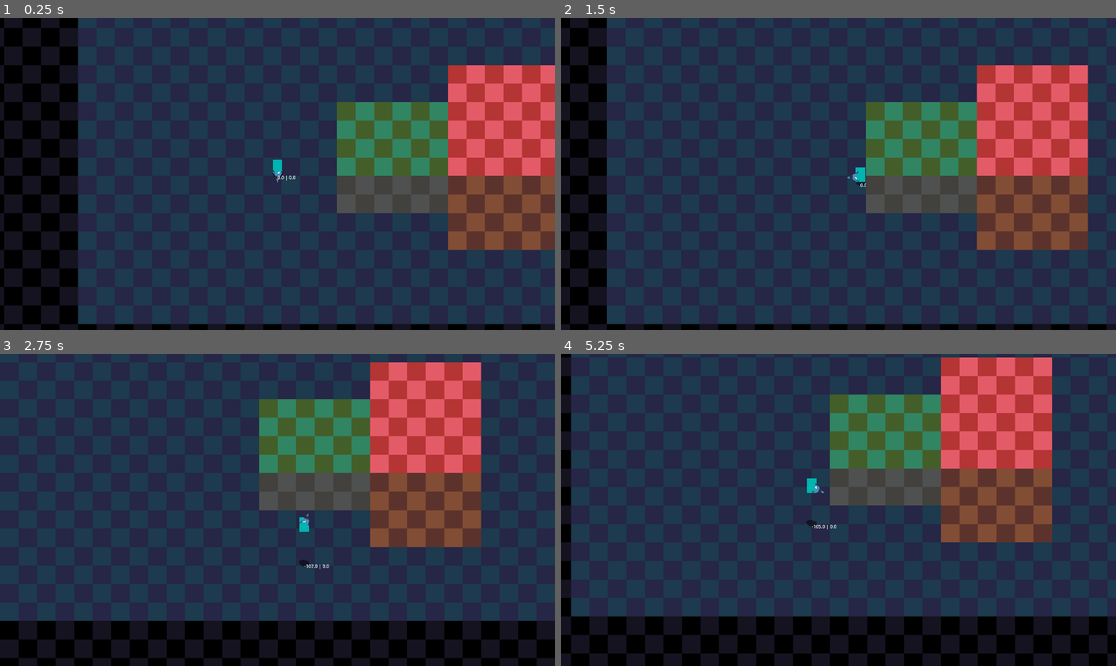
Above: before the commit, frames 1-4 (two rows, left to right).
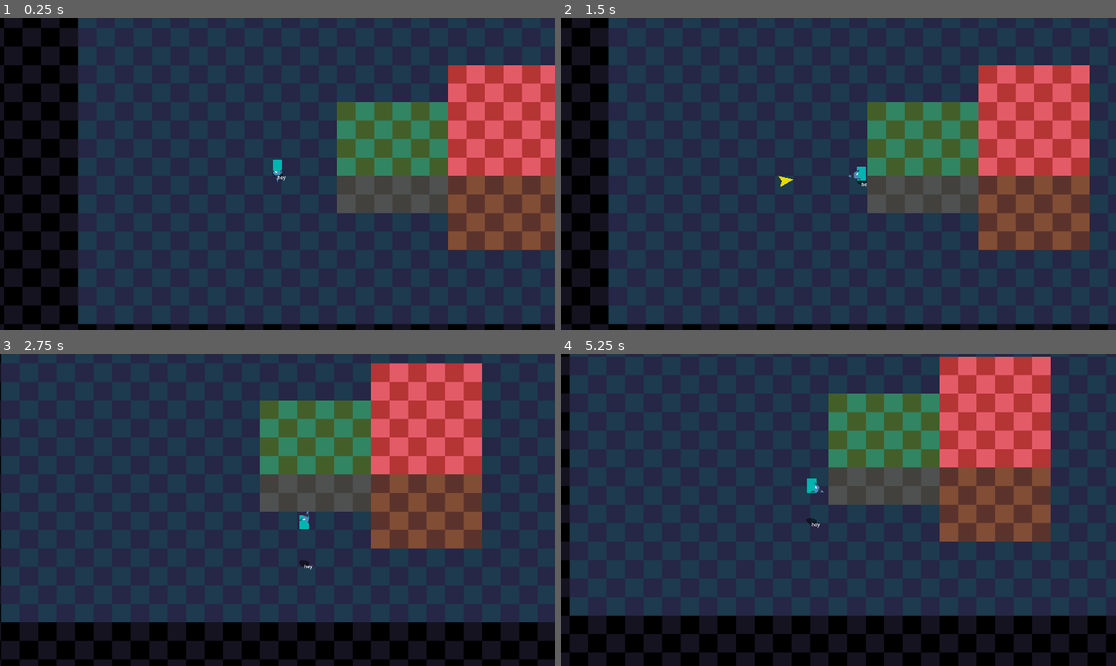
Above: after the commit, the same moments.

Repository: CaptainCronch/godot-wild-jam-94
Game: Godot game, scene res://environment/world.tscn
Same seed, same stepped clock (60 frames per second), same inputs: the game is played once before the commit and once after it. The engine's default icon, where the game draws it, is replaced by a stand-in: a white triangle on a blue panel in a dark square.
Inputs (mouse positions are in pixels of both pictures, inside the frame that each line leads up to):
- Up to frame 1 (0.25 s): no input
- Up to frame 2 (1.5 s): tap Enter at 0.5 s; move the mouse to (960, 158) at 0.52 s; hold D (right) 0.53-1.28 s; tap F (f) at 0.6 s; click (960, 158) at 0.8 s; move the mouse to (727, 189) at 1.27 s; hold S (down) from 1.28 s (still down); click (727, 189) at 1.35 s
- Up to frame 3 (2.75 s): tap Shift (shift) at 1.55, 2.1 s; move the mouse to (333, 441) at 2.02 s; release S (down) at 2.03 s; hold D (right) from 2.03 s (still down); hold Space (space) from 2.03 s (still down)
- Up to frame 4 (5.25 s): move the mouse to (810, 572) at 2.77 s; release D (right) at 2.78 s; release Space (space) at 2.78 s; hold W (up) 2.78-3.53 s; tap Space (space) at 2.85 s; tap F (f) at 3.05, 3.6 s; move the mouse to (1005, 556) at 3.52 s; hold A (left) 3.53-5.03 s; click (1005, 556) at 3.8 s; move the mouse to (672, 463) at 4.27 s; click (672, 463) at 4.35 s; tap Shift (shift) at 4.55, 5.1 s; move the mouse to (866, 510) at 5.02 s; hold S (down) from 5.03 s (still down); hold Space (space) from 5.03 s (still down)

The runs differ from the first frame. In frame 1, less than 0.1% of the frame differs, in the area x 48-54%, y 48-53%; in frame 2, 2.7%; in frame 3, 4.0%; in frame 4, 4.3%, in the area x 0-100%, y 0-100%.

Commit message:
added sliding and gun shoots bullets

Diff:
--- a/global.gd
+++ b/global.gd
@@ -1,4 +1,6 @@
 extends Node
+
+const TILE_HEIGHT := 128.0
 
 var tilemaps: Array[TileMapLayer]
 
--- a/player/player.gd
+++ b/player/player.gd
@@ -15,11 +15,12 @@
 #const BASE_JUMP_BOOST_DECAY := 3.0
 const JUMP_BUFFER := 30.0
 const COYOTE_TIME := 0.1
-const TILE_HEIGHT := 128.0
 
+@export var puppet: Node2D
 @export var sprite: Polygon2D
 @export var shadow: Polygon2D
 @export var weapon: Weapon
+@export var weapon_holder: Node2D
 @export var camera_holder: CameraHolder
 @export var world_area: Area2D
 @export var debug_text: Label
@@ -59,11 +60,18 @@
 	elif Input.is_action_just_released("space") and airborne and velocity_z < 0:
 		jump_cut = true
 
-	weapon.rotation = weapon.global_position.direction_to(get_global_mouse_position()).angle()
-	if weapon.rotation > PI and weapon.rotation < (3.0*PI)/2.0:
-		weapon.polygon.scale.y = -1.0
+	if Input.is_action_just_pressed("shift"):
+		kick()
+
+	if Input.is_action_just_pressed("mouse1"):
+		weapon.fire()
+
+	weapon_holder.rotation = weapon_holder.global_position.direction_to(get_global_mouse_position()).angle()
+	if absf(weapon_holder.rotation) > PI/2.0:
+		weapon_holder.scale.y = -1.0
 	else:
-		weapon.polygon.scale.y = 1.0
+		weapon_holder.scale.y = 1.0
+	#debug_text.text = str(weapon_holder.rotation)
 
 	coyote_timer = minf(coyote_timer + delta, COYOTE_TIME)
 
@@ -95,34 +103,35 @@
 	velocity_z += gravity * delta
 	position_z = minf(position_z + velocity_z, -floor_height)
 	if is_equal_approx(position_z, -floor_height):
+		if not (diving and Input.is_action_pressed("space")):
+			diving = false
+			sprite.rotation = 0.0
 		airborne = false
 		coyote_timer = 0.0
 		jump_cut = false
-		diving = false
 		velocity_z = 0.0
-		sprite.rotation = 0.0
 	else:
 		airborne = true
 
 	in_jump_buffer = position_z - -floor_height > -JUMP_BUFFER
 
 	# Base tilemap always on, contains the impassable walls
-	set_collision_mask_value(1, position_z > -TILE_HEIGHT)
-	set_collision_mask_value(2, position_z > -TILE_HEIGHT * 2)
-	set_collision_mask_value(3, position_z > -TILE_HEIGHT * 3)
+	set_collision_mask_value(1, position_z > -Global.TILE_HEIGHT)
+	set_collision_mask_value(2, position_z > -Global.TILE_HEIGHT * 2)
+	set_collision_mask_value(3, position_z > -Global.TILE_HEIGHT * 3)
 
 	var found := false
 	for body in world_area.get_overlapping_bodies():
 		if body is WorldLayer:
-			if body.height * TILE_HEIGHT >= floor_height:
-				floor_height = body.height * TILE_HEIGHT
+			if body.height * Global.TILE_HEIGHT >= floor_height:
+				floor_height = body.height * Global.TILE_HEIGHT
 				found = true
 	if not found: floor_height = 0.0
 	shadow.position.y = -floor_height
 
-	debug_text.text = str(roundf(position_z)) + " | " + str(floor_height)
+	#debug_text.text = str(roundf(position_z)) + " | " + str(floor_height)
 
-	sprite.position.y = position_z
+	puppet.position.y = position_z
 
 
 func jump() -> void:
@@ -130,9 +139,14 @@
 		velocity_z = jump_force
 		velocity += dir * BASE_JUMP_BOOST
 		coyote_timer = COYOTE_TIME
+		jump_cut = false
 	elif airborne and not diving:
 		velocity = (dir if dir.length() > 0.0 else velocity.normalized()) * BASE_DIVE_BOOST
 		velocity_z = BASE_DIVE_JUMP_BOOST
 		diving = true
 		sprite.rotation = PI/2.0
 		#jump_boost = BASE_JUMP_BOOST
+
+
+func kick() -> void:
+	pass
--- a/player/player.tscn
+++ b/player/player.tscn
@@ -19,15 +19,17 @@
 [sub_resource type="RectangleShape2D" id="RectangleShape2D_hg6s5"]
 size = Vector2(24, 8)
 
-[node name="Player" type="CharacterBody2D" unique_id=903901623 node_paths=PackedStringArray("sprite", "shadow", "weapon", "camera_holder", "world_area", "debug_text")]
+[node name="Player" type="CharacterBody2D" unique_id=903901623 node_paths=PackedStringArray("puppet", "sprite", "shadow", "weapon", "weapon_holder", "camera_holder", "world_area", "debug_text")]
 collision_layer = 16
 collision_mask = 15
 motion_mode = 1
 script = ExtResource("1_oul6g")
-sprite = NodePath("Sprite")
+puppet = NodePath("Puppet")
+sprite = NodePath("Puppet/Sprite")
 shadow = NodePath("Shadow")
-weapon = NodePath("Sprite/Weapon")
-camera_holder = NodePath("Sprite/CameraHolder")
+weapon = NodePath("Weapon")
+weapon_holder = NodePath("Puppet/WeaponHolder")
+camera_holder = NodePath("Puppet/CameraHolder")
 world_area = NodePath("WorldArea")
 debug_text = NodePath("DebugText")
 
@@ -35,15 +37,34 @@
 color = Color(0, 0, 0, 0.49411765)
 polygon = PackedVector2Array(-17, 1, -14, 5, -12, 8, -9, 11, -3, 13, 2, 13, 14, 13, 17, 9, 18, 2, 17, -4, 9, -7, -2, -10, -13, -9, -18, -6, -18, -2)
 
-[node name="Sprite" type="Polygon2D" parent="." unique_id=173726787]
+[node name="Puppet" type="Node2D" parent="." unique_id=506441243]
+
+[node name="Sprite" type="Polygon2D" parent="Puppet" unique_id=173726787]
+position = Vector2(0, -25)
 color = Color(0, 0.7081541, 0.69388574, 1)
-polygon = PackedVector2Array(-16, 0, -16, -50, 16, -50, 16, 0)
+polygon = PackedVector2Array(-16, 25, -16, -25, 16, -25, 16, 25)
 
-[node name="CameraHolder" type="Node2D" parent="Sprite" unique_id=11818842 node_paths=PackedStringArray("camera")]
+[node name="WeaponHolder" type="Node2D" parent="Puppet" unique_id=650286921]
+position = Vector2(0, -20.43)
+
+[node name="Polygon2D" type="Polygon2D" parent="Puppet/WeaponHolder" unique_id=1296291824]
+texture_repeat = 2
+position = Vector2(11.965, 0)
+texture = ExtResource("6_boad6")
+texture_offset = Vector2(-18.475, 19.85)
+texture_scale = Vector2(3.55, 3.55)
+polygon = PackedVector2Array(2, 0, -9, 17, 35, 0, -9, -20)
+
+[node name="RemoteTransform2D" type="RemoteTransform2D" parent="Puppet/WeaponHolder" unique_id=1000360415]
+remote_path = NodePath("../../../Weapon")
+update_position = false
+update_scale = false
+
+[node name="CameraHolder" type="Node2D" parent="Puppet" unique_id=11818842 node_paths=PackedStringArray("camera")]
 script = ExtResource("4_yw30f")
 camera = NodePath("Camera2D")
 
-[node name="Camera2D" type="Camera2D" parent="Sprite/CameraHolder" unique_id=2024447866]
+[node name="Camera2D" type="Camera2D" parent="Puppet/CameraHolder" unique_id=2024447866]
 position_smoothing_enabled = true
 drag_horizontal_enabled = true
 drag_vertical_enabled = true
@@ -53,26 +74,19 @@
 drag_bottom_margin = 0.05
 editor_draw_drag_margin = true
 
-[node name="Weapon" type="Node2D" parent="Sprite" unique_id=1873061966 node_paths=PackedStringArray("polygon")]
-position = Vector2(0, -19)
+[node name="Weapon" type="Node2D" parent="." unique_id=1873061966 node_paths=PackedStringArray("player", "polygon", "muzzle")]
 script = ExtResource("5_g6k8r")
-polygon = NodePath("Polygon2D")
+player = NodePath("..")
+polygon = NodePath("../Puppet/WeaponHolder/Polygon2D")
+muzzle = NodePath("Muzzle")
 
-[node name="Polygon2D" type="Polygon2D" parent="Sprite/Weapon" unique_id=1296291824]
-texture_repeat = 2
-position = Vector2(13, 0)
-texture = ExtResource("6_boad6")
-texture_offset = Vector2(-18.475, 19.85)
-texture_scale = Vector2(3.55, 3.55)
-polygon = PackedVector2Array(2, 0, -9, 17, 35, 0, -9, -20)
-
-[node name="Muzzle" type="Marker2D" parent="Sprite/Weapon" unique_id=1833827159]
+[node name="Muzzle" type="Marker2D" parent="Weapon" unique_id=1833827159]
 position = Vector2(51, 0)
 
-[node name="Hitbox" type="Area2D" parent="Sprite/Weapon" unique_id=2028094137]
+[node name="Hitbox" type="Area2D" parent="Weapon" unique_id=2028094137]
 position = Vector2(85, 0)
 
-[node name="CollisionShape2D" type="CollisionShape2D" parent="Sprite/Weapon/Hitbox" unique_id=575035418]
+[node name="CollisionShape2D" type="CollisionShape2D" parent="Weapon/Hitbox" unique_id=575035418]
 shape = SubResource("RectangleShape2D_8t03j")
 
 [node name="WorldCollider" type="CollisionShape2D" parent="." unique_id=1915895890]
--- a/player/weapon.gd
+++ b/player/weapon.gd
@@ -1,4 +1,22 @@
 extends Node2D
 class_name Weapon
 
+const REVOLVER_BULLET := preload("uid://bgraey60p2frl")
+const HEIGHT_OFFSET := -20.0
+const KNOCKBACK := 50.0
+
+@export var player: Player
 @export var polygon: Polygon2D
+@export var muzzle: Marker2D
+
+
+func fire() -> void:
+	var bullet := REVOLVER_BULLET.instantiate()
+	bullet.height = player.position_z
+	bullet.global_position = muzzle.global_position
+	bullet.angle = rotation
+	bullet.sprite.rotation = rotation
+	bullet.sprite.position.y = player.position_z + HEIGHT_OFFSET
+	get_tree().current_scene.add_child(bullet)
+
+	player.velocity += Vector2.RIGHT.rotated(rotation) * KNOCKBACK * -1
--- /dev/null
+++ b/player/weapons/revolver_bullet.gd
@@ -0,0 +1,28 @@
+extends CharacterBody2D
+class_name RevolverBullet
+
+const BASE_SPEED := 2000.0
+
+@export var sprite: Polygon2D
+@export var hitbox: Area2D
+
+var height := 0.0
+var angle := 0.0
+
+
+func _ready() -> void:
+	velocity = Vector2.RIGHT.rotated(angle) * BASE_SPEED
+
+	set_collision_mask_value(1, height > -Global.TILE_HEIGHT)
+	set_collision_mask_value(2, height > -Global.TILE_HEIGHT * 2)
+	set_collision_mask_value(3, height > -Global.TILE_HEIGHT * 3)
+
+	hitbox.set_collision_mask_value(1, height > -Global.TILE_HEIGHT)
+	hitbox.set_collision_mask_value(2, height > -Global.TILE_HEIGHT * 2)
+	hitbox.set_collision_mask_value(3, height > -Global.TILE_HEIGHT * 3)
+
+
+func _physics_process(delta: float) -> void:
+	#if is_on_wall(): queue_free()
+	if is_instance_valid(move_and_collide(velocity * delta)):
+		queue_free()
--- /dev/null
+++ b/player/weapons/revolver_bullet.tscn
@@ -0,0 +1,32 @@
+[gd_scene format=3 uid="uid://bgraey60p2frl"]
+
+[ext_resource type="Script" uid="uid://b15lkfh64orq1" path="res://player/weapons/revolver_bullet.gd" id="1_kmeu4"]
+
+[sub_resource type="CircleShape2D" id="CircleShape2D_orxtn"]
+radius = 8.0
+
+[sub_resource type="CircleShape2D" id="CircleShape2D_o6snv"]
+radius = 25.0
+
+[node name="RevolverBullet" type="CharacterBody2D" unique_id=495503291 node_paths=PackedStringArray("sprite", "hitbox")]
+collision_layer = 16
+collision_mask = 15
+motion_mode = 1
+script = ExtResource("1_kmeu4")
+sprite = NodePath("Polygon2D")
+hitbox = NodePath("Hitbox")
+
+[node name="Polygon2D" type="Polygon2D" parent="." unique_id=823310940]
+rotation = 6.2831855
+color = Color(0.9098039, 0.8509804, 0, 1)
+polygon = PackedVector2Array(15, 0, 25, -20, -25, 0, 25, 20)
+
+[node name="CollisionShape2D" type="CollisionShape2D" parent="." unique_id=371310276]
+shape = SubResource("CircleShape2D_orxtn")
+
+[node name="Hitbox" type="Area2D" parent="." unique_id=290306462]
+collision_layer = 16
+collision_mask = 32
+
+[node name="CollisionShape2D" type="CollisionShape2D" parent="Hitbox" unique_id=855766132]
+shape = SubResource("CircleShape2D_o6snv")
--- a/project.godot
+++ b/project.godot
@@ -89,10 +89,12 @@
 2d_physics/layer_3="Step 3"
 2d_physics/layer_4="Impassable"
 2d_physics/layer_5="Player"
+2d_physics/layer_6="Enemy"
 
 [physics]
 
 3d/physics_engine="Jolt Physics"
+common/physics_interpolation=true
 
 [rendering]
 
Not shown, added: player/weapons/revolver_bullet.gd.uid
